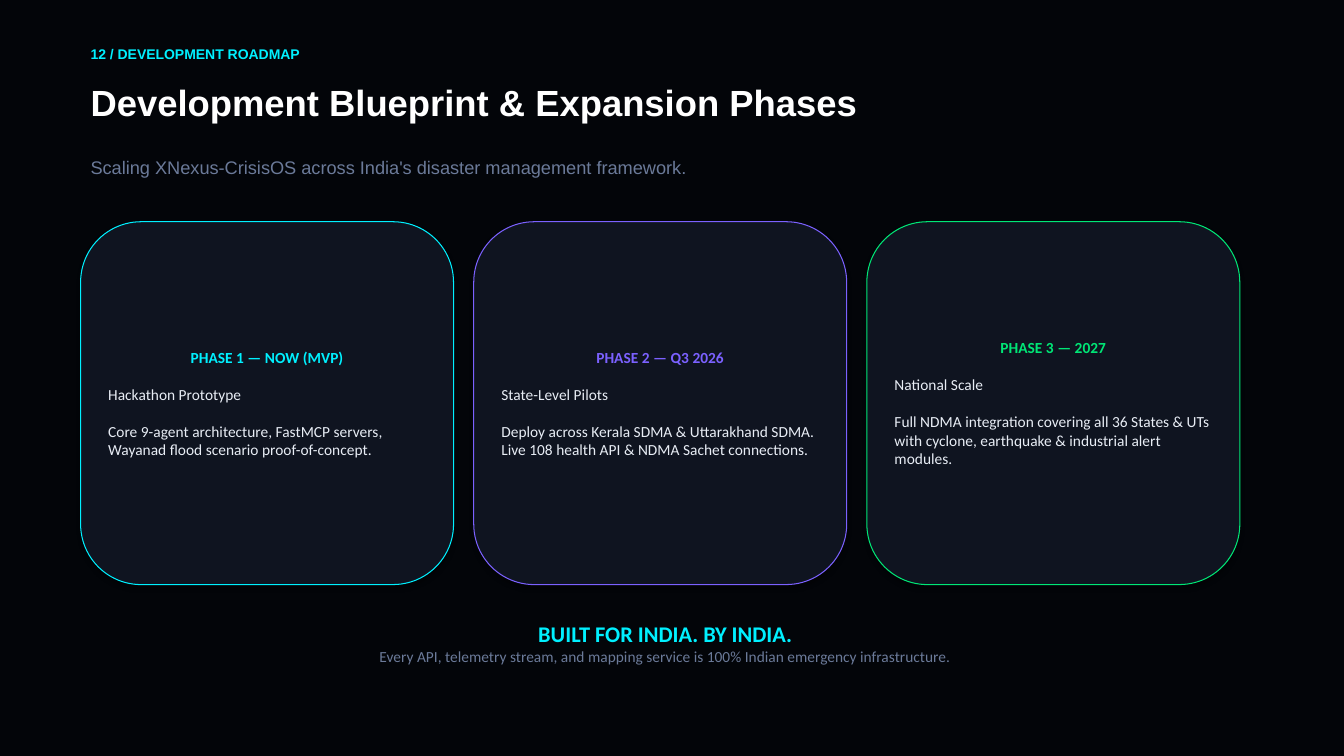
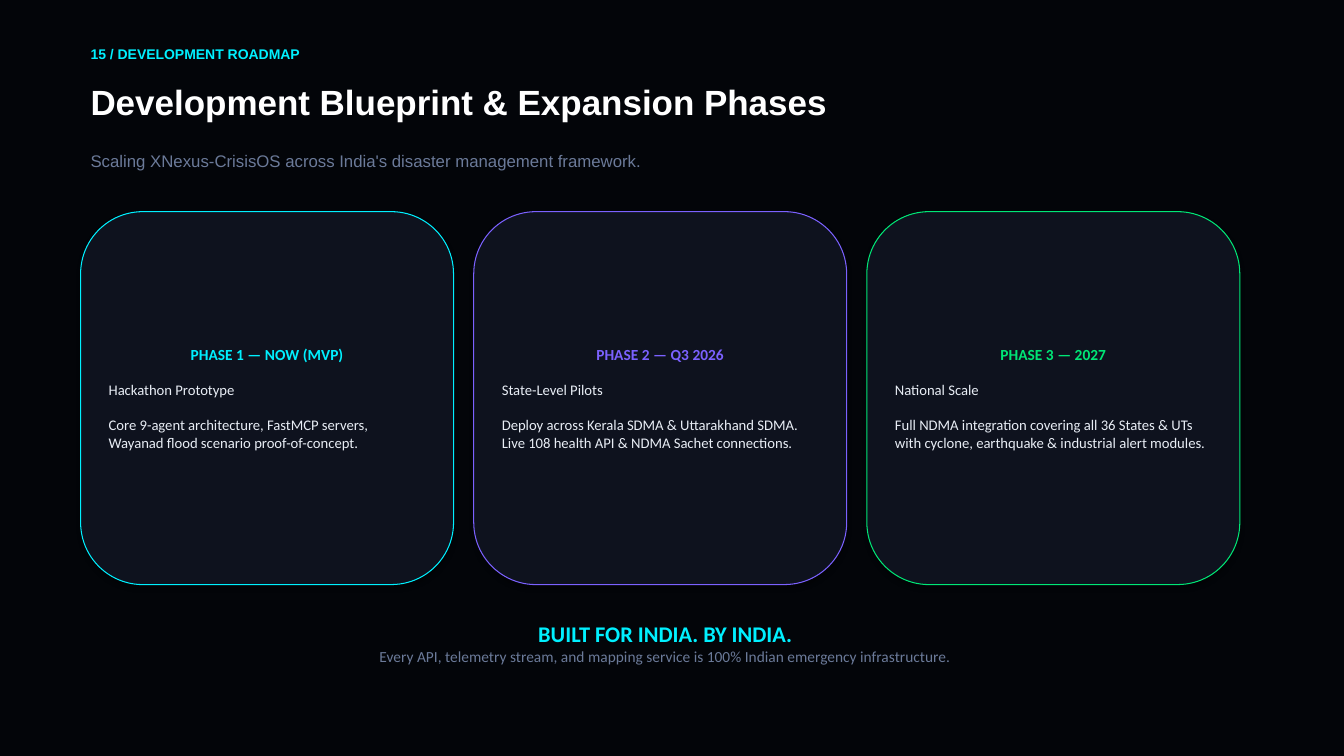
Before and after one commit to aksharsakhi/XNexus-CrisisOS, a slide deck: slide 15 of XNexus_CrisisOS_Presentation.pptx (slide 12 before the commit). Drawn at 1344x756 pixels with LibreOffice and Linux fonts; fonts in the diff are those of the drawing. Boxes give left, top, right and bottom in pixels: in the first picture for what was removed or moved away, otherwise in the second. Text is boxed around its words. In the diff, an @@ line names an element or a change of style, - is before the commit and + after.

Commit message:
Expand PowerPoint deck to Master 15-Slide presentation: added empirical metrics, mathematical formulas, FastMCP server code, LangGraph state engine code, PostGIS spatial queries, NDMA CAP XML, and historical disaster case studies

```diff
--- a/XNexus_CrisisOS_Presentation.pptx
+++ b/XNexus_CrisisOS_Presentation.pptx
@@ text at [91, 49, 300, 59]: text changed @@
-12 / DEVELOPMENT ROADMAP
+15 / DEVELOPMENT ROADMAP
@@ text "Development Blueprint & Expansion Phases" at [91, 89, 826, 122]: size 26 to 25 pt @@
@@ text "Scaling XNexus-CrisisOS across India's disaster ..." at [91, 155, 641, 171]: size 13 to 12 pt @@
@@ rounded rectangle "PHASE 1 — NOW (MVP)": place and size @@
-rounded rectangle "PHASE 1 — NOW (MVP)" at [81, 222, 454, 585]
+rounded rectangle "PHASE 1 — NOW (MVP)" at [81, 212, 454, 585]
@@ rounded rectangle "PHASE 2 — Q3 2026": place and size @@
-rounded rectangle "PHASE 2 — Q3 2026" at [474, 222, 847, 585]
+rounded rectangle "PHASE 2 — Q3 2026" at [474, 212, 847, 585]
@@ fill #0F1420 to #0E121E in 3 elements at [81, 212, 454, 585], [474, 212, 847, 585], [867, 212, 1240, 585] @@
@@ rounded rectangle "PHASE 3 — 2027": place and size @@
-rounded rectangle "PHASE 3 — 2027" at [867, 222, 1240, 585]
+rounded rectangle "PHASE 3 — 2027" at [867, 212, 1240, 585]
@@ text in rounded rectangle at [109, 384, 368, 451]: size 11 to 10.5 pt in "Hackathon Prototype Core 9-agent architecture, FastMCP serve ..." @@
@@ text in rounded rectangle at [502, 384, 797, 448]: size 11 to 10.5 pt in "State-Level Pilots Deploy across Kerala SDMA & ..." @@
@@ text in rounded rectangle at [895, 384, 1205, 451]: size 11 to 10.5 pt @@
```
Also in this commit, not shown: 8 other slides changed, 6 slides added, 3 slides removed, 2 other files.
